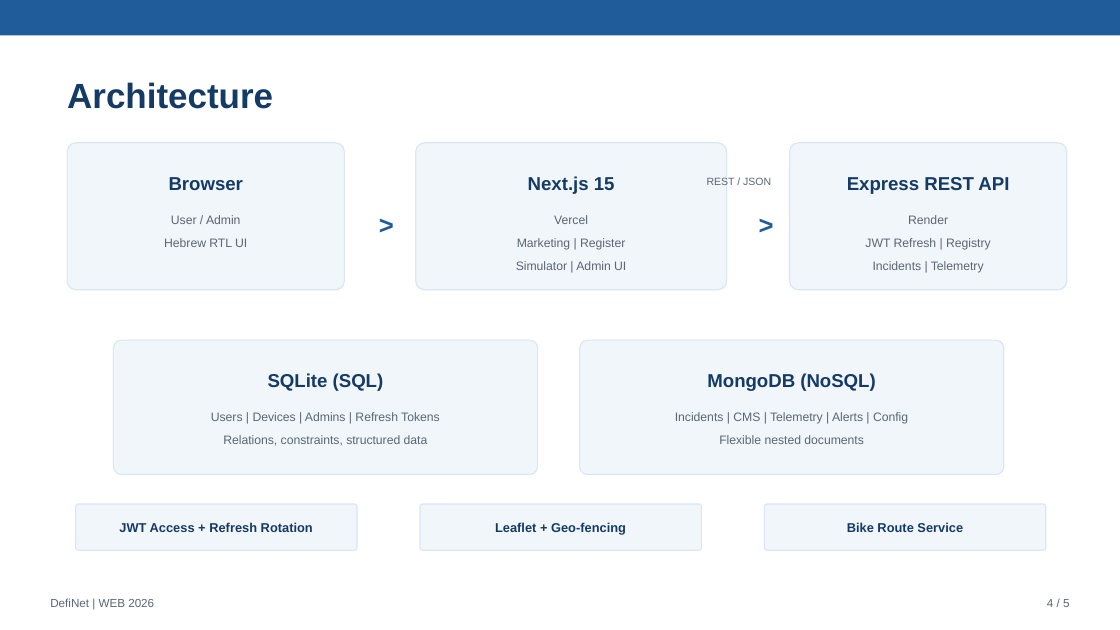
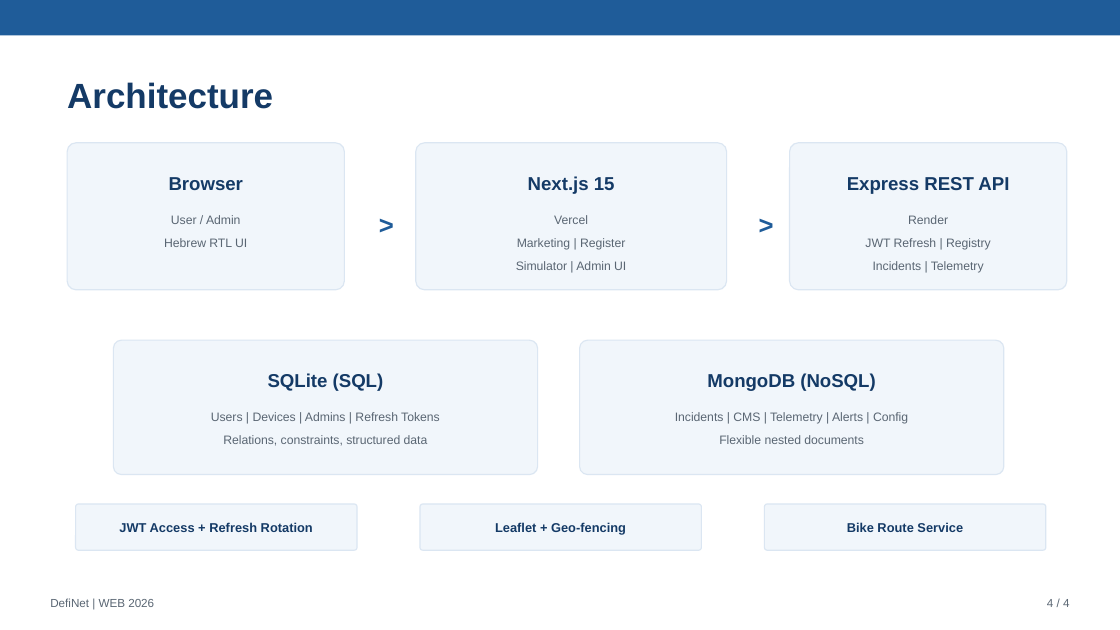
Before and after one commit to dolfinvarshev/Development-on-web-platforms, a slide deck: slide 4 of docs/DefiNet-Defense-Deck.pptx. Drawn at 1120x630 pixels with LibreOffice and Linux fonts; fonts in the diff are those of the drawing. Boxes give left, top, right and bottom in pixels: in the first picture for what was removed or moved away, otherwise in the second. Text is boxed around its words. In the diff, an @@ line names an element or a change of style, - is before the commit and + after.

```diff
--- a/docs/DefiNet-Defense-Deck.pptx
+++ b/docs/DefiNet-Defense-Deck.pptx
@@ text removed at [707, 177, 771, 185] @@
-REST / JSON
@@ text at [1047, 599, 1069, 607]: text changed @@
-4 / 5
+4 / 4
```
Also in this commit, not shown: 3 other slides changed, 1 slide removed, 1 other file.
